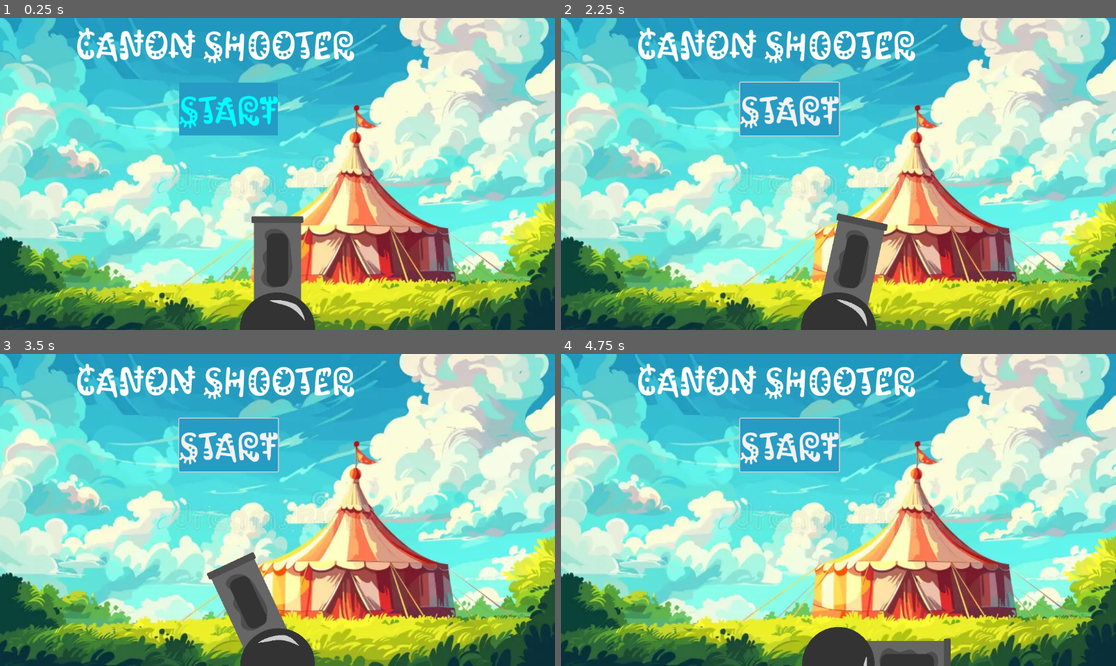
Above: before the commit, frames 1-4 (two rows, left to right).
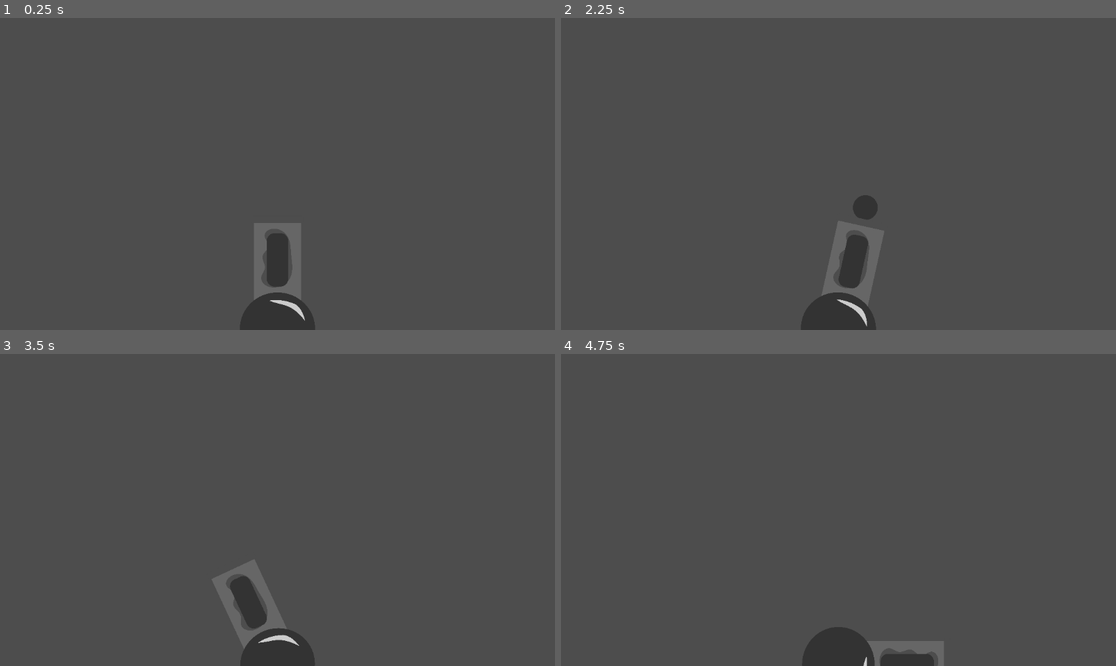
Above: after the commit, the same moments.

Repository: Ynotnaexists/computing_project
Game: Godot game, scene res://game.tscn
Same seed, same stepped clock (60 frames per second), same inputs: the game is played once before the commit and once after it. Before the commit the project starts from res://main.tscn.
Inputs (mouse positions are in pixels of both pictures, inside the frame that each line leads up to):
- Up to frame 1 (0.25 s): no input
- Up to frame 2 (2.25 s): click (788, 108) at 0.5 s, where only the run before the commit has a clickable "Start"; click (788, 108) at 1.25 s, where only the run before the commit has a clickable "Start"; tap Enter at 2 s; move the mouse to (960, 158) at 2.02 s; hold Right (rotate_right) from 2.03 s (still down); tap Space (shoot) at 2.1 s
- Up to frame 3 (3.5 s): move the mouse to (166, 525) at 2.77 s; release Right (rotate_right) at 2.78 s; hold Left (rotate_left) from 2.78 s (still down); tap Space (shoot) at 2.85 s
- Up to frame 4 (4.75 s): move the mouse to (894, 441) at 3.52 s; release Left (rotate_left) at 3.53 s; hold Right (rotate_right) from 3.53 s (still down); tap Space (shoot) at 3.6, 4.35 s; move the mouse to (810, 572) at 4.27 s

The runs differ from the first frame. In frame 1, 97% of the frame differs, in the area x 0-100%, y 0-100%; in frame 2, 97%; in frame 3, 97%; in frame 4, 98%.

Commit message:
Start button works

Diff:
--- a/main.tscn
+++ b/game.tscn
@@ -1,11 +1,8 @@
 [gd_scene format=3 uid="uid://djl4e8om1jb1g"]
 
-[ext_resource type="PackedScene" uid="uid://dwaxewa0mhukd" path="res://mainmenublablabla.tscn" id="1_0xm2m"]
 [ext_resource type="PackedScene" uid="uid://l1jtamuf46" path="res://cannon.tscn" id="2_h2yge"]
 
-[node name="Main" type="Node2D" unique_id=1298293047]
-
-[node name="Control" parent="." unique_id=469655025 instance=ExtResource("1_0xm2m")]
+[node name="Game" type="Node2D" unique_id=1298293047]
 
 [node name="Cannon" parent="." unique_id=209231437 instance=ExtResource("2_h2yge")]
 position = Vector2(576, 645)
--- a/mainmenublablabla.gd
+++ b/main_menu.gd
@@ -9,11 +9,6 @@
 # Called every frame. 'delta' is the elapsed time since the previous frame.
 func _process(delta: float) -> void:
 	pass
-
-
-func _on_pressed():
-	get_tree().change_scene_to_file("res://Game.tscn")
-
 
 func _on_mouse_entered() -> void:
 	pass # Replace with function body.
@@ -29,3 +24,6 @@
 
 func _on_button_mouse_exited() -> void:
 	pass # Replace with function body.
+
+func _on_button_pressed() -> void:
+	get_tree().change_scene_to_file("res://game.tscn")
--- a/mainmenublablabla.tscn
+++ b/main_meu.tscn
@@ -1,9 +1,9 @@
 [gd_scene format=3 uid="uid://dwaxewa0mhukd"]
 
-[ext_resource type="Script" uid="uid://dntslyr25kb4" path="res://mainmenublablabla.gd" id="1_ld7j1"]
-[ext_resource type="Texture2D" uid="uid://bicybugxkmpn1" path="res://circus-tent-green-lawn-blue-sky-fluffy-clouds-cartoon-background-carnival-tent-open-field-summer-day-vibrant-lawn-circus-scene-324767430.jpg.webp" id="2_bt23f"]
+[ext_resource type="Script" uid="uid://dntslyr25kb4" path="res://main_menu.gd" id="1_ld7j1"]
+[ext_resource type="Texture2D" uid="uid://bicybugxkmpn1" path="res://resources/start_menu/circus-tent-green-lawn-blue-sky-fluffy-clouds-cartoon-background-carnival-tent-open-field-summer-day-vibrant-lawn-circus-scene-324767430.jpg.webp" id="2_bt23f"]
 [ext_resource type="Script" uid="uid://cxm1d4s8umdp3" path="res://button.gd" id="3_abukq"]
-[ext_resource type="FontFile" uid="uid://hkh1t5cftmn1" path="res://Kablammo-Regular-VariableFont_MORF.ttf" id="4_xmfq1"]
+[ext_resource type="FontFile" uid="uid://hkh1t5cftmn1" path="res://resources/start_menu/Kablammo-Regular-VariableFont_MORF.ttf" id="4_xmfq1"]
 
 [sub_resource type="StyleBoxFlat" id="StyleBoxFlat_7i6ia"]
 bg_color = Color(0.14901961, 0.6117647, 0.77254903, 1)
@@ -113,7 +113,7 @@
 &"background": SubResource("Animation_7i6ia")
 }
 
-[node name="Control" type="Control" unique_id=469655025]
+[node name="MainMenu" type="Control" unique_id=469655025]
 layout_mode = 3
 anchors_preset = 15
 anchor_right = 1.0
Renamed: mainmenublablabla.gd.uid -> main_menu.gd.uid
Not shown: 1 places in main_meu.tscn that only renumber resources
Renamed: Kablammo-Regular-VariableFont_MORF.ttf -> resources/start_menu/Kablammo-Regular-VariableFont_MORF.ttf
Not shown, changed: resources/start_menu/Kablammo-Regular-VariableFont_MORF.ttf.import
Renamed: circus-tent-green-lawn-blue-sky-fluffy-clouds-cartoon-background-carnival-tent-open-field-summer-day-vibrant-lawn-circus-scene-324767430.jpg.webp -> resources/start_menu/circus-tent-green-lawn-blue-sky-fluffy-clouds-cartoon-background-carnival-tent-open-field-summer-day-vibrant-lawn-circus-scene-324767430.jpg.webp
Not shown, changed: resources/start_menu/circus-tent-green-lawn-blue-sky-fluffy-clouds-cartoon-background-carnival-tent-open-field-summer-day-vibrant-lawn-circus-scene-324767430.jpg.webp.import
Renamed: flat-design-cloudscape-flat-shadow-png.png -> resources/start_menu/flat-design-cloudscape-flat-shadow-png.png
Not shown, changed: resources/start_menu/flat-design-cloudscape-flat-shadow-png.png.import
